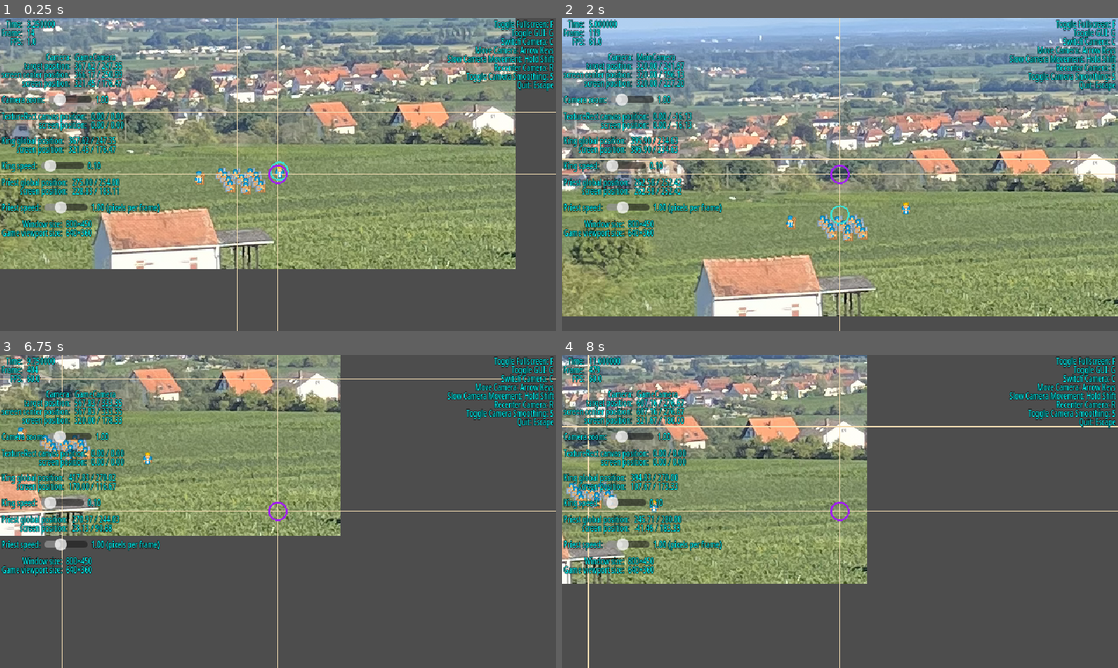
Above: before the commit, frames 1-4 (two rows, left to right).
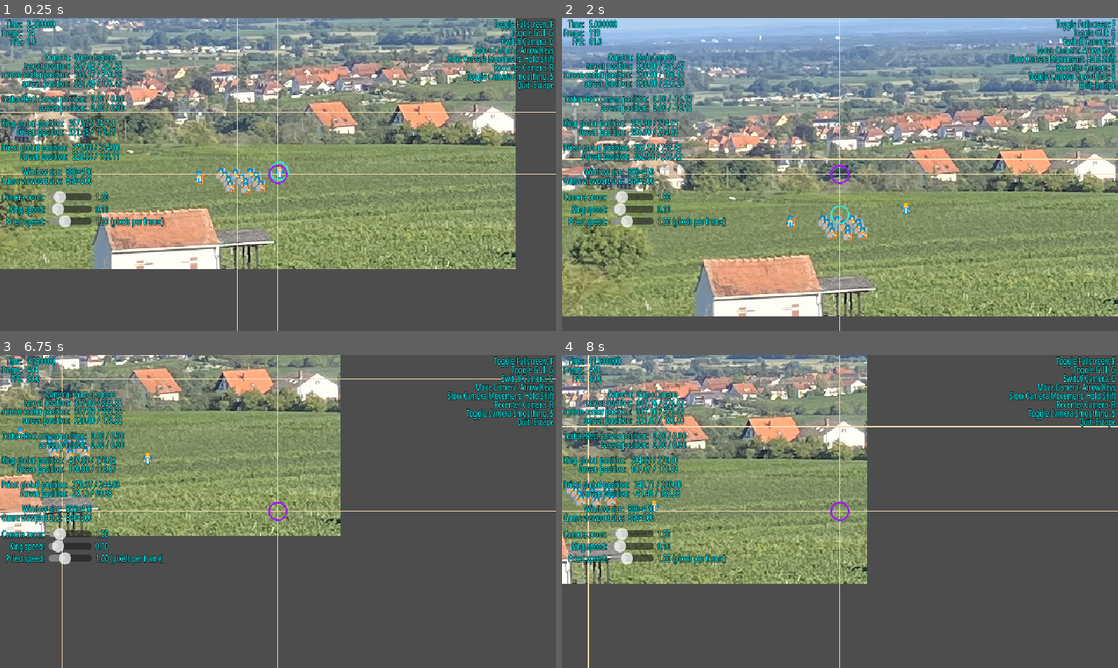
Above: after the commit, the same moments.

Repository: Toxe/godot-pixel-style
Game: Godot game, scene res://scenes/main.tscn
The game is run twice, just before and just after one commit, with the same random seed, the same clock (stepped at 60 frames per second) and the same inputs.
Inputs:
- Up to frame 1 (0.25 s): no input
- Up to frame 2 (2 s): tap Enter at 0.5 s; hold Right (ui_right) 0.53-1.28 s; hold R (recenter_camera) 0.53-1.28 s; hold Down (ui_down) from 1.28 s (still down); tap C (switch_camera) at 1.35 s
- Up to frame 3 (6.75 s): release Down (ui_down) at 2.03 s; hold Right (ui_right) 2.03-2.78 s; hold S (toggle_camera_smoothing) 2.03-2.78 s; hold Up (ui_up) 2.78-3.53 s; tap G (toggle_gui) at 2.85 s; hold Left (ui_left) 3.53-5.03 s; tap Shift at 3.6 s; tap R (recenter_camera) at 4.35 s; hold Down (ui_down) 5.03-5.78 s; hold C (switch_camera) 5.03-5.78 s; hold Right (ui_right) 5.78-6.53 s; tap S (toggle_camera_smoothing) at 5.85 s; hold Up (ui_up) from 6.53 s (still down); hold G (toggle_gui) from 6.53 s (still down)
- Up to frame 4 (8 s): release Up (ui_up) at 7.28 s; release G (toggle_gui) at 7.28 s; hold Right (ui_right) from 7.28 s (still down); tap Shift at 7.35 s

The runs differ from the first frame. In frame 1, 6.5% of the frame differs, in the area x 0-30%, y 24-71%; in frame 2, 6.5%; in frame 3, 6.4%; in frame 4, 6.4%.

Commit message:
Group sliders together

Diff:
--- a/PixelStyle/scenes/gui.gd
+++ b/PixelStyle/scenes/gui.gd
@@ -6,15 +6,15 @@
 
 @onready var frame_label: Label = $HBoxContainer/VBoxContainer/HBoxContainer9/FrameLabel
 @onready var camera_label: Label = $HBoxContainer/VBoxContainer/HBoxContainer/CameraLabel
-@onready var camera_zoom_slider: HSlider = $HBoxContainer/VBoxContainer/HBoxContainer6/CameraZoomSlider
-@onready var camera_zoom_label: Label = $HBoxContainer/VBoxContainer/HBoxContainer6/CameraZoomLabel
+@onready var camera_zoom_slider: HSlider = $HBoxContainer/VBoxContainer/GridContainer/CameraZoomSlider
+@onready var camera_zoom_label: Label = $HBoxContainer/VBoxContainer/GridContainer/CameraZoomLabel
 @onready var texture_rect_label: Label = $HBoxContainer/VBoxContainer/HBoxContainer2/TextureRectLabel
 @onready var king_label: Label = $HBoxContainer/VBoxContainer/HBoxContainer3/KingLabel
-@onready var king_speed_slider: HSlider = $HBoxContainer/VBoxContainer/HBoxContainer4/KingSpeedSlider
-@onready var king_speed_label: Label = $HBoxContainer/VBoxContainer/HBoxContainer4/KingSpeedLabel
+@onready var king_speed_slider: HSlider = $HBoxContainer/VBoxContainer/GridContainer/KingSpeedSlider
+@onready var king_speed_label: Label = $HBoxContainer/VBoxContainer/GridContainer/KingSpeedLabel
 @onready var priest_label: Label = $HBoxContainer/VBoxContainer/HBoxContainer7/PriestLabel
-@onready var priest_speed_slider: HSlider = $HBoxContainer/VBoxContainer/HBoxContainer8/PriestSpeedSlider
-@onready var priest_speed_label: Label = $HBoxContainer/VBoxContainer/HBoxContainer8/PriestSpeedLabel
+@onready var priest_speed_slider: HSlider = $HBoxContainer/VBoxContainer/GridContainer/PriestSpeedSlider
+@onready var priest_speed_label: Label = $HBoxContainer/VBoxContainer/GridContainer/PriestSpeedLabel
 @onready var window_size_label: Label = $HBoxContainer/VBoxContainer/HBoxContainer5/WindowSizeLabel
 
 
--- a/PixelStyle/scenes/gui.tscn
+++ b/PixelStyle/scenes/gui.tscn
@@ -48,26 +48,6 @@
 layout_mode = 2
 text = "???"
 
-[node name="HBoxContainer6" type="HBoxContainer" parent="HBoxContainer/VBoxContainer"]
-layout_mode = 2
-
-[node name="Label" type="Label" parent="HBoxContainer/VBoxContainer/HBoxContainer6"]
-layout_mode = 2
-text = "Camera zoom:"
-
-[node name="CameraZoomSlider" type="HSlider" parent="HBoxContainer/VBoxContainer/HBoxContainer6"]
-custom_minimum_size = Vector2(50, 0)
-layout_mode = 2
-focus_mode = 0
-min_value = 0.25
-max_value = 5.0
-step = 0.25
-value = 1.0
-
-[node name="CameraZoomLabel" type="Label" parent="HBoxContainer/VBoxContainer/HBoxContainer6"]
-layout_mode = 2
-text = "???"
-
 [node name="HBoxContainer2" type="HBoxContainer" parent="HBoxContainer/VBoxContainer"]
 layout_mode = 2
 
@@ -94,24 +74,6 @@
 layout_mode = 2
 text = "???"
 
-[node name="HBoxContainer4" type="HBoxContainer" parent="HBoxContainer/VBoxContainer"]
-layout_mode = 2
-
-[node name="Label" type="Label" parent="HBoxContainer/VBoxContainer/HBoxContainer4"]
-layout_mode = 2
-text = "King speed:"
-
-[node name="KingSpeedSlider" type="HSlider" parent="HBoxContainer/VBoxContainer/HBoxContainer4"]
-custom_minimum_size = Vector2(50, 0)
-layout_mode = 2
-focus_mode = 0
-max_value = 1.0
-step = 0.01
-
-[node name="KingSpeedLabel" type="Label" parent="HBoxContainer/VBoxContainer/HBoxContainer4"]
-layout_mode = 2
-text = "???"
-
 [node name="HBoxContainer7" type="HBoxContainer" parent="HBoxContainer/VBoxContainer"]
 layout_mode = 2
 
@@ -122,24 +84,6 @@
 horizontal_alignment = 2
 
 [node name="PriestLabel" type="Label" parent="HBoxContainer/VBoxContainer/HBoxContainer7"]
-layout_mode = 2
-text = "???"
-
-[node name="HBoxContainer8" type="HBoxContainer" parent="HBoxContainer/VBoxContainer"]
-layout_mode = 2
-
-[node name="Label" type="Label" parent="HBoxContainer/VBoxContainer/HBoxContainer8"]
-layout_mode = 2
-text = "Priest speed:"
-
-[node name="PriestSpeedSlider" type="HSlider" parent="HBoxContainer/VBoxContainer/HBoxContainer8"]
-custom_minimum_size = Vector2(50, 0)
-layout_mode = 2
-focus_mode = 0
-max_value = 3.0
-step = 0.01
-
-[node name="PriestSpeedLabel" type="Label" parent="HBoxContainer/VBoxContainer/HBoxContainer8"]
 layout_mode = 2
 text = "???"
 
@@ -156,6 +100,60 @@
 layout_mode = 2
 text = "???"
 
+[node name="GridContainer" type="GridContainer" parent="HBoxContainer/VBoxContainer"]
+layout_mode = 2
+columns = 3
+
+[node name="Label1" type="Label" parent="HBoxContainer/VBoxContainer/GridContainer"]
+layout_mode = 2
+text = "Camera zoom:"
+horizontal_alignment = 2
+
+[node name="CameraZoomSlider" type="HSlider" parent="HBoxContainer/VBoxContainer/GridContainer"]
+custom_minimum_size = Vector2(50, 0)
+layout_mode = 2
+focus_mode = 0
+min_value = 0.25
+max_value = 5.0
+step = 0.25
+value = 1.0
+
+[node name="CameraZoomLabel" type="Label" parent="HBoxContainer/VBoxContainer/GridContainer"]
+layout_mode = 2
+text = "???"
+
+[node name="Label2" type="Label" parent="HBoxContainer/VBoxContainer/GridContainer"]
+layout_mode = 2
+text = "King speed:"
+horizontal_alignment = 2
+
+[node name="KingSpeedSlider" type="HSlider" parent="HBoxContainer/VBoxContainer/GridContainer"]
+custom_minimum_size = Vector2(50, 0)
+layout_mode = 2
+focus_mode = 0
+max_value = 1.0
+step = 0.01
+
+[node name="KingSpeedLabel" type="Label" parent="HBoxContainer/VBoxContainer/GridContainer"]
+layout_mode = 2
+text = "???"
+
+[node name="Label3" type="Label" parent="HBoxContainer/VBoxContainer/GridContainer"]
+layout_mode = 2
+text = "Priest speed:"
+horizontal_alignment = 2
+
+[node name="PriestSpeedSlider" type="HSlider" parent="HBoxContainer/VBoxContainer/GridContainer"]
+custom_minimum_size = Vector2(50, 0)
+layout_mode = 2
+focus_mode = 0
+max_value = 3.0
+step = 0.01
+
+[node name="PriestSpeedLabel" type="Label" parent="HBoxContainer/VBoxContainer/GridContainer"]
+layout_mode = 2
+text = "???"
+
 [node name="HotkeysLabel" type="Label" parent="HBoxContainer"]
 layout_mode = 2
 size_flags_vertical = 0
@@ -169,6 +167,6 @@
 Quit: Escape"
 horizontal_alignment = 2
 
-[connection signal="value_changed" from="HBoxContainer/VBoxContainer/HBoxContainer6/CameraZoomSlider" to="." method="_on_camera_zoom_slider_value_changed"]
-[connection signal="value_changed" from="HBoxContainer/VBoxContainer/HBoxContainer4/KingSpeedSlider" to="." method="_on_king_speed_slider_value_changed"]
-[connection signal="value_changed" from="HBoxContainer/VBoxContainer/HBoxContainer8/PriestSpeedSlider" to="." method="_on_priest_speed_slider_value_changed"]
+[connection signal="value_changed" from="HBoxContainer/VBoxContainer/GridContainer/CameraZoomSlider" to="." method="_on_camera_zoom_slider_value_changed"]
+[connection signal="value_changed" from="HBoxContainer/VBoxContainer/GridContainer/KingSpeedSlider" to="." method="_on_king_speed_slider_value_changed"]
+[connection signal="value_changed" from="HBoxContainer/VBoxContainer/GridContainer/PriestSpeedSlider" to="." method="_on_priest_speed_slider_value_changed"]
--- a/PixelStyle/scenes/theme.tres
+++ b/PixelStyle/scenes/theme.tres
@@ -14,6 +14,7 @@
 content_margin_right = 2.0
 
 [resource]
+GridContainer/constants/v_separation = -2
 Label/colors/font_color = Color(0, 1, 1, 1)
 Label/colors/font_outline_color = Color(0, 0, 0, 1)
 Label/constants/line_spacing = -4
